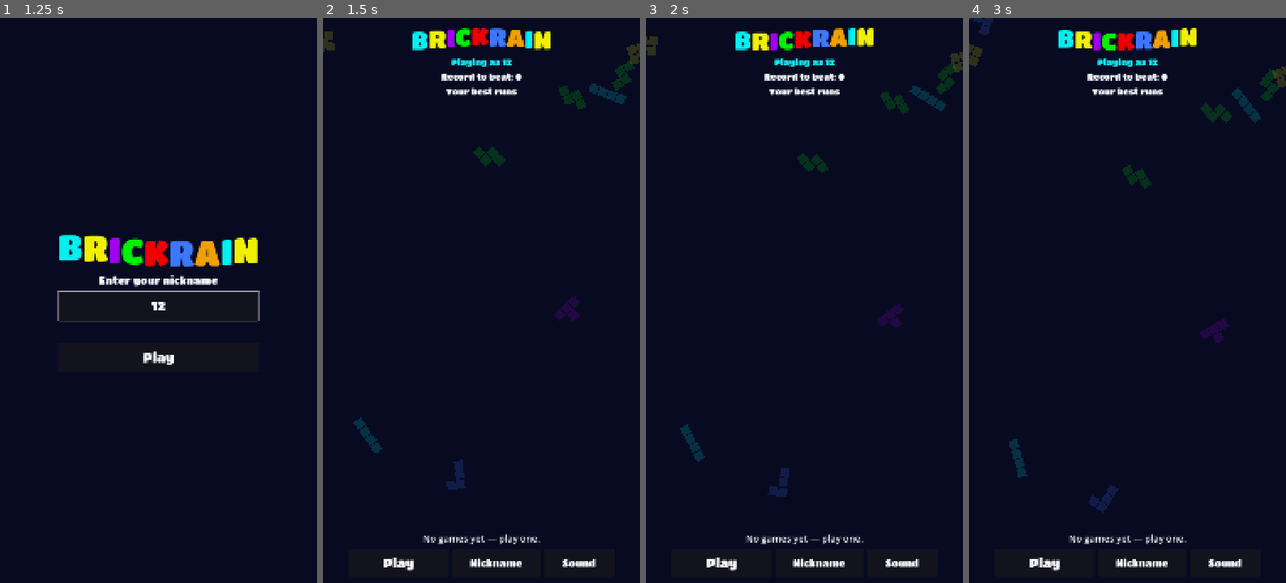
Above: before the commit, frames 1-4 (left to right).
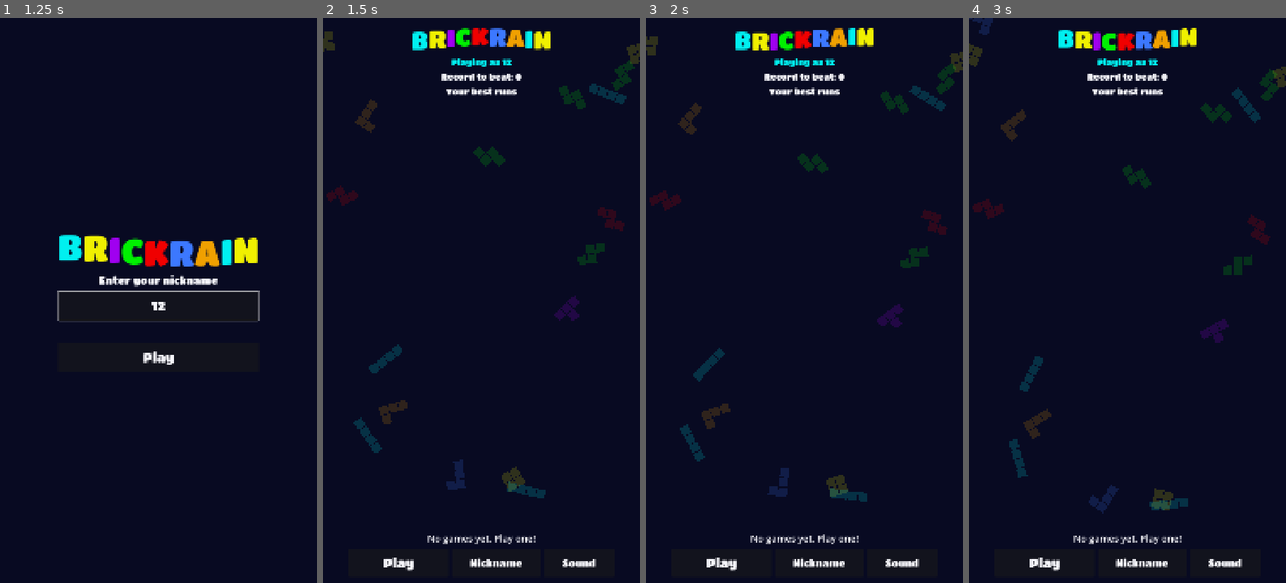
Above: after the commit, the same moments.

Repository: HectorIFC/BrickRain
Game: Godot game, scene res://scenes/Main.tscn
The game is run twice, just before and just after one commit, with the same random seed, the same clock (stepped at 60 frames per second) and the same inputs. Sound files missing from this copy of the repository are replaced by a short silence.
Inputs (mouse positions are in pixels of both pictures, inside the frame that each line leads up to):
- Up to frame 1 (1.25 s): click (158, 306) at 0.52 s; type "12" at 0.6 s
- Up to frame 2 (1.5 s): click "Play" at 1.25 s
- Up to frame 3 (2 s): no input
- Up to frame 4 (3 s): click "Nickname" at 2 s; click "Play" at 2.75 s

Frame 1 is identical in both runs. In frame 2, 1.7% of the frame differs, in the area x 1-96%, y 14-94%; in frame 3, 1.7%; in frame 4, 1.7%.

Commit message:
chore: purge long dashes repo-wide, guard it, double the piece rain
The dashboard empty state read "No games yet [long dash] play one." The
long dash is a widely recognized tell of machine-written text, so it is
now banned everywhere in this repository, not just in that one string.

The sweep covered 185 lines across 40 tracked files: player-facing
strings, code comments on both platforms, README, CONTRIBUTING,
MANUAL_TESTING, docs/, the PRD, Makefile, workflows, scripts and tools.
Visible text was rewritten rather than mechanically patched:

- dashboard empty state is now "No games yet. Play one!"
- the level cell for pre-level runs is empty instead of holding a dash,
  which keeps the column aligned without inventing a value
- the ad note reads "Ad not completed. No continue."
- the Roku leaderboard empty state reads "No scores yet. Be the first!"

Everything else became a plain hyphen. To keep the rule from decaying
into a convention nobody remembers, `make no-dashes` greps every tracked
file and fails with the offending file and line; `make check` now depends
on it. The recipe builds the characters from their code points so the
guard does not trip on itself. Verified both ways: it passes clean and it
fails on a planted dash.

Separately, the dashboard piece rain went from 16 pieces to 32, so the
backdrop density can be judged with something closer to real rain.

Suites unchanged at 48 cases / 282 checks / 0 failed on both platforms,
layout PASS, Roku lint clean (the XML string edit validates), and the
dashboard verified in a fresh-origin browser session.

Diff:
--- a/godot/core/bag.gd
+++ b/godot/core/bag.gd
@@ -7,7 +7,7 @@
 #
 # Translated from source/logic/bag.bs. Keep both implementations in step.
 #
-# The generator below MUST stay bit-exact with the BrightScript original —
+# The generator below MUST stay bit-exact with the BrightScript original -
 # the seeded-game golden values in both test suites depend on it. Do not
 # swap it for RandomNumberGenerator.
 
--- a/godot/core/leaderboard.gd
+++ b/godot/core/leaderboard.gd
@@ -94,7 +94,7 @@
 
 
 # The top (rank 1) score on the leaderboard, or 0 when it is empty. This is
-# the record to beat — entries are kept sorted by score descending, so the
+# the record to beat - entries are kept sorted by score descending, so the
 # first entry holds the highest score.
 static func top_score(leaderboard_state: Dictionary) -> int:
 	var entries: Array = leaderboard_state["entries"]
@@ -174,7 +174,7 @@
 
 
 # The stored level, or 0 for entries persisted before the field existed (or
-# carrying a malformed value) — "unknown", never a made-up number.
+# carrying a malformed value) - "unknown", never a made-up number.
 static func entry_level(entry: Dictionary) -> int:
 	if entry.has("level") and is_number(entry["level"]):
 		return int(entry["level"])
--- a/godot/platform/app_config.gd
+++ b/godot/platform/app_config.gd
@@ -5,7 +5,7 @@
 #
 # Ad placement ids are configuration, not code: they differ per app, they are
 # created after the app exists, and baking them into a script would mean a
-# rebuild to change one. An unset placement id is a supported state — the
+# rebuild to change one. An unset placement id is a supported state - the
 # rewarded-ad offer is simply not shown.
 
 const CONFIG_PATH := "res://app_config.json"
--- a/godot/platform/audio.gd
+++ b/godot/platform/audio.gd
@@ -3,7 +3,7 @@
 
 # Sound-effect playback. One AudioStreamPlayer per effect so overlapping
 # events (a move landing on the same frame as a lock) do not cut each other
-# off — the Roku build gets this for free from cached roAudioResource objects.
+# off - the Roku build gets this for free from cached roAudioResource objects.
 #
 # Trigger points mirror components/GameScreen.bs:playSounds.
 
--- a/godot/platform/fb_bridge.gd
+++ b/godot/platform/fb_bridge.gd
@@ -7,7 +7,7 @@
 # JavaScriptBridge. This node's job is to marshal arguments, keep callback
 # objects alive, and hand results back as signals.
 #
-# Off platform — in the editor, or on a plain web server — every call resolves
+# Off platform - in the editor, or on a plain web server - every call resolves
 # to a defined "unavailable" result instead of failing. Nothing else in the
 # codebase branches on the environment; callers just get an answer.
 #
--- a/godot/platform/music.gd
+++ b/godot/platform/music.gd
@@ -6,7 +6,7 @@
 #
 # 1. The track is fetched over HTTP rather than loaded from res://. Everything
 #    in res:// is packed into index.pck, which the browser downloads in full
-#    before the first frame — so shipping the music that way would delay the
+#    before the first frame - so shipping the music that way would delay the
 #    boot for every player. It is excluded from the export and copied to the
 #    bundle root instead (see scripts/package-web.js).
 #
@@ -23,7 +23,7 @@
 #
 # NOTE: this only produces sound because project.godot forces
 # audio/general/default_playback_type.web to Stream. Under the web default
-# ("Sample") a looping Ogg — and anything built with load_from_buffer — is
+# ("Sample") a looping Ogg - and anything built with load_from_buffer - is
 # dropped with a warning while still reporting playing=true, which is silent
 # and very hard to spot.
 
--- a/godot/project.godot
+++ b/godot/project.godot
@@ -22,8 +22,8 @@
 [audio]
 
 ; Godot 4.4+ defaults the web platform to "Sample" playback, handing streams
-; straight to Web Audio instead of mixing them. Streams it cannot sample —
-; looping Ogg, and anything built at runtime with load_from_buffer — are then
+; straight to Web Audio instead of mixing them. Streams it cannot sample -
+; looping Ogg, and anything built at runtime with load_from_buffer - are then
 ; dropped with only a warning, so the game reports playing=true, the mixer runs
 ; at full rate, and every sample is silence. Forcing Stream playback routes
 ; audio through Godot's mixer, which is what actually reaches the speakers.
--- a/godot/scenes/board_fx.gd
+++ b/godot/scenes/board_fx.gd
@@ -104,7 +104,7 @@
 
 # One firework of the record celebration: a rocket streaks up from the well
 # floor and pops into a radial burst at a random apex. The caller fixes rise_s
-# so it can schedule the burst sound for the same instant — sound and visual
+# so it can schedule the burst sound for the same instant - sound and visual
 # stay in sync by construction, no signal needed.
 func firework(color: Color, rise_s: float) -> void:
 	var m := _metrics()
@@ -124,7 +124,7 @@
 
 func _explode(at: Vector2, color: Color) -> void:
 	# Sizes and speeds live in the 1080x1920 design space, so the burst has to
-	# be sized against the well (~900 wide), not against a cell — the first cut
+	# be sized against the well (~900 wide), not against a cell - the first cut
 	# used cell-scale numbers and read as a barely-visible speck.
 	# A brief white core so the pop reads as a flash, then the colored ring.
 	for _i in range(8):
--- a/godot/scenes/board_view.gd
+++ b/godot/scenes/board_view.gd
@@ -5,7 +5,7 @@
 #
 # The Roku version (components/BoardView.bs) pools 200 Rectangle nodes because
 # SceneGraph has no immediate mode. Godot does, so this is a single Control
-# that redraws in _draw() — fewer nodes, less bookkeeping, and the geometry can
+# that redraws in _draw() - fewer nodes, less bookkeeping, and the geometry can
 # be recomputed for any viewport size, which is what FR03 needs.
 
 const COLS := 10
@@ -40,7 +40,7 @@
 
 
 # `data` empty hides the piece. snap=true lands instantly (spawn, hard drop);
-# pop=true plays the 40 ms scale pop that stands in for rotation tweening —
+# pop=true plays the 40 ms scale pop that stands in for rotation tweening -
 # genuinely rotating the drawing would be wrong, since SRS kicks translate too.
 func set_active(data: Dictionary) -> void:
 	if data.is_empty():
--- a/godot/scenes/dashboard.gd
+++ b/godot/scenes/dashboard.gd
@@ -5,7 +5,7 @@
 # entry point into a game.
 #
 # Replaces components/LeaderboardScreen.bs. The per-game entry model is
-# unchanged — one row per playthrough, so the same nickname can appear several
+# unchanged - one row per playthrough, so the same nickname can appear several
 # times.
 
 signal play_requested
@@ -56,7 +56,7 @@
 
 	column.add_child(UiStyle.make_wordmark("BRICKRAIN", UiStyle.SIZE_WORDMARK_SMALL))
 
-	# Without this the current nickname is invisible here — the only names on
+	# Without this the current nickname is invisible here - the only names on
 	# screen are historical leaderboard rows, which keep the name used at the
 	# time, so changing it looks like it did nothing.
 	_player_label = UiStyle.make_label("", UiStyle.SIZE_STAT_LABEL, GameTheme.accent_color())
@@ -66,7 +66,7 @@
 	column.add_child(_record_label)
 
 	# On Facebook every player is on their own device, so this list is the
-	# player's own history — one row per run — not a ranking of people. The
+	# player's own history - one row per run - not a ranking of people. The
 	# social ranking is Facebook's native leaderboard, opened by the button
 	# below. On the shared-TV Roku build the equivalent list IS a household
 	# ranking, which is why the model itself stays unchanged.
@@ -86,7 +86,7 @@
 	scroll.add_child(_list)
 
 	_empty_label = UiStyle.make_label(
-		"No games yet — play one.", UiStyle.SIZE_ROW, GameTheme.text_color(), false
+		"No games yet. Play one!", UiStyle.SIZE_ROW, GameTheme.text_color(), false
 	)
 	column.add_child(_empty_label)
 
@@ -113,7 +113,7 @@
 
 	# The real ranking between players: Facebook's native leaderboard, which
 	# renders friends' names and photos via the platform overlay. Hidden off
-	# platform — same rule as the ad offer and the share button, so no button
+	# platform - same rule as the ad offer and the share button, so no button
 	# is ever shown that would silently do nothing.
 	if FBBridge.is_available():
 		var ranking := UiStyle.make_button("Friends Ranking", UiStyle.SIZE_BUTTON_SMALL)
@@ -169,10 +169,10 @@
 	var date_cell := _cell(str(entry["date"]), 0, HORIZONTAL_ALIGNMENT_LEFT, GameTheme.text_color())
 	date_cell.size_flags_horizontal = Control.SIZE_EXPAND_FILL
 	box.add_child(date_cell)
-	# Entries saved before the level field existed carry 0 — shown as unknown,
+	# Entries saved before the level field existed carry 0 - shown as unknown,
 	# not as an invented "Lv 1".
 	var level := Leaderboard.entry_level(entry)
-	var level_text := "Lv %d" % level if level >= 1 else "—"
+	var level_text := "Lv %d" % level if level >= 1 else ""
 	box.add_child(_cell(level_text, 130, HORIZONTAL_ALIGNMENT_CENTER, GameTheme.text_color()))
 	box.add_child(_cell(str(entry["score"]), 170, HORIZONTAL_ALIGNMENT_RIGHT, GameTheme.text_color(), true))
 	return row
--- a/godot/scenes/game.gd
+++ b/godot/scenes/game.gd
@@ -5,7 +5,7 @@
 # frame produces a fresh game state (with an events list); this scene reflects
 # that state into the board and side panel and plays the matching sounds.
 #
-# Mirrors components/GameScreen.bs. The pure core is untouched — this layer
+# Mirrors components/GameScreen.bs. The pure core is untouched - this layer
 # only injects time and input and renders what comes back.
 
 signal game_finished(result: Dictionary)
@@ -37,7 +37,7 @@
 var _continue_used := false
 
 # A stack this many rows tall (of 20 visible) switches the music to its tense
-# variant — pitched up with the low-pass closed in, not a second track.
+# variant - pitched up with the low-pass closed in, not a second track.
 const TENSE_STACK_ROWS := 14
 
 var _root_box: BoxContainer
@@ -274,7 +274,7 @@
 
 # Turns events into visuals. Landing cells and cleared rows are derived from
 # the PREVIOUS state by composing the same pure core functions the game runs
-# on — no rule duplication, and no core changes to carry extra payload.
+# on - no rule duplication, and no core changes to carry extra payload.
 func _drain_fx(prev: Dictionary, s: Dictionary) -> void:
 	var events: Array = s["events"]
 	if events.is_empty() or prev.is_empty() or prev.get("active") == null:
@@ -339,7 +339,7 @@
 	_fx.line_clear(visible_rows, row_colors, lines)
 
 	# The points this clear earned, recomputed with the same pure functions at
-	# the pre-clear level — the event deliberately does not carry them.
+	# the pre-clear level - the event deliberately does not carry them.
 	var level := int(prev["score"]["level"])
 	var points := Score.line_points(lines, level, bool(prev["b2b_armed"])) \
 		+ Score.combo_bonus(int(event.get("combo", -1)), level)
@@ -417,7 +417,7 @@
 
 # Tracks what the active piece looked like last frame so the view knows when
 # to glide (plain movement), when to pop (rotation) and when to snap (a fresh
-# spawn after a lock, hard drop or hold — gliding from the lock position to
+# spawn after a lock, hard drop or hold - gliding from the lock position to
 # the spawn row would look like the piece flying backwards up the well).
 var _last_active_type := ""
 var _last_active_rot := 0
@@ -649,7 +649,7 @@
 
 
 func _on_game_over_overlay_refresh(code: String) -> void:
-	var note := "Ad not completed — no continue."
+	var note := "Ad not completed. No continue."
 	if code == "ADS_NOT_LOADED" or code == "UNAVAILABLE":
 		note = "No ad available right now."
 	var final_score := int(_state["score"]["score"])
--- a/godot/scenes/main.gd
+++ b/godot/scenes/main.gd
@@ -103,7 +103,7 @@
 
 
 # Every finished game is recorded as its own entry, so the same nickname can
-# appear many times — the model the Roku channel uses.
+# appear many times - the model the Roku channel uses.
 func _on_game_finished(result: Dictionary) -> void:
 	_leaderboard = Leaderboard.add_entry(
 		_leaderboard,
--- a/godot/scenes/nickname_entry.gd
+++ b/godot/scenes/nickname_entry.gd
@@ -8,7 +8,7 @@
 # that constraint does not apply here, so this is a LineEdit plus the platform
 # virtual keyboard on touch devices.
 #
-# Validation is Leaderboard.validate_nickname, unchanged — the same rules the
+# Validation is Leaderboard.validate_nickname, unchanged - the same rules the
 # Roku channel enforces.
 #
 # Under Facebook's Zero Permissions model the SDK no longer exposes the
--- a/godot/scenes/piece_rain.gd
+++ b/godot/scenes/piece_rain.gd
@@ -12,7 +12,7 @@
 # GameTheme.cell_colors), so the decoration cannot drift from the palette the
 # player sees while playing.
 
-const COUNT := 16
+const COUNT := 32
 const CELL := 30.0
 const GAP := 3.0
 const MIN_SPEED := 22.0
--- a/godot/scenes/share_card.gd
+++ b/godot/scenes/share_card.gd
@@ -3,7 +3,7 @@
 
 # Renders the end-of-game result as a PNG, base64-encoded for FBInstant.
 #
-# shareAsync requires an image, and text can only be drawn by a CanvasItem —
+# shareAsync requires an image, and text can only be drawn by a CanvasItem -
 # there is no way to compose this straight into an Image. So the card is built
 # as a normal Control inside a SubViewport, rendered for one frame, and read
 # back as pixels.
--- a/godot/scenes/ui_style.gd
+++ b/godot/scenes/ui_style.gd
@@ -5,14 +5,14 @@
 #
 # This is deliberately NOT part of core/theme.gd. That file mirrors
 # source/theme.bs one-for-one and holds the *game* palette, which both
-# implementations must agree on. UI typography is web-only — putting it there
+# implementations must agree on. UI typography is web-only - putting it there
 # would create exactly the drift CONTRIBUTING.md warns about.
 #
 # Sizes are in the 1080x1920 design space. The project stretches with
 # canvas_items/expand, so they scale proportionally on any viewport; what
 # matters is the ratio to the 1080 width, not the pixel value on your monitor.
 #
-# TitanOne is used only for display text. It is a heavy rounded display face —
+# TitanOne is used only for display text. It is a heavy rounded display face -
 # excellent for the wordmark, score and buttons, poor for the small leaderboard
 # rows and validation messages, which stay on the default font.
 
@@ -87,7 +87,7 @@
 # same trick tools/generate_artwork.py uses for the splash. Index 0 of the
 # palette is the empty-cell color, so letters cycle through 1..7.
 #
-# By default the letters do a stadium wave — a pulse travelling left to right,
+# By default the letters do a stadium wave - a pulse travelling left to right,
 # each letter's bob phase-delayed from the previous one. Pass animated = false
 # where motion would be wrong: the share card (rendered once to a texture) and
 # the BoardFx popups (they already have their own rise-and-fade motion).
@@ -109,7 +109,7 @@
 class WordmarkWave extends HBoxContainer:
 	# The "ola": each letter rides a sine wave, phase-shifted by its index so
 	# the crest travels across the word. Base positions are captured after the
-	# container sorts its children — the idiomatic way to animate children of a
+	# container sorts its children - the idiomatic way to animate children of a
 	# Container without fighting its layout.
 	const PERIOD_S := 1.8
 	const PHASE_PER_LETTER := 0.55
--- a/godot/tests/cases/game_cases.gd
+++ b/godot/tests/cases/game_cases.gd
@@ -138,7 +138,7 @@
 # Deterministic scripted game: a tiny greedy bot drives every piece, in
 # spawn orientation, to the column that minimizes holes and stack height
 # (favoring clears). It clears lines along the way but cannot rotate, so
-# S/Z hole buildup eventually tops the game out — a full playthrough.
+# S/Z hole buildup eventually tops the game out - a full playthrough.
 static func play_scripted_game(seed: int) -> Dictionary:
 	var s := Game.create(seed)
 	var pieces := 0
@@ -456,7 +456,7 @@
 	)
 	TestAssert.equal(c, second["pieces"], first["pieces"], "same seed, same piece count")
 	# Golden values pin the exact outcome of seed 23 with this bot. They are
-	# asserted identically in tests/cases/gameCases.bs — if these two ever
+	# asserted identically in tests/cases/gameCases.bs - if these two ever
 	# disagree, the Roku and Godot cores have drifted apart.
 	TestAssert.equal(c, first["state"]["score"]["score"], 1538, "golden final score")
 	TestAssert.equal(c, first["state"]["score"]["lines"], 5, "golden line count")
--- a/godot/tests/fx_capture.gd
+++ b/godot/tests/fx_capture.gd
@@ -3,14 +3,14 @@
 # Frame-capture harness for effects too fast to screenshot by hand: the
 # LEVEL-up popup, the wave, and the new-record fireworks show.
 #
-# It does NOT assert anything — it drives a real GameScreen through a scripted
+# It does NOT assert anything - it drives a real GameScreen through a scripted
 # effects timeline so Movie Maker mode can record every frame. Run with:
 #
 #   godot --path godot --write-movie ../build/captures/fx.png --fixed-fps 30 \
 #         res://tests/FxCapture.tscn
 #
 # (`make godot-capture` wraps exactly that.) --write-movie renders offline at
-# a fixed clock, so nothing depends on machine speed — the same reason a
+# a fixed clock, so nothing depends on machine speed - the same reason a
 # background browser tab, whose throttled clock once stretched a 0.9 s timer
 # to 18 s, is the WRONG place to judge these animations.
 #
--- a/godot/tests/smoke_layout.gd
+++ b/godot/tests/smoke_layout.gd
@@ -10,7 +10,7 @@
 #   godot --headless --path godot res://tests/SmokeLayout.tscn
 #
 # This exists because a Control that silently collapses to zero size still
-# "works" — it renders its children at their minimum size in the top-left
+# "works" - it renders its children at their minimum size in the top-left
 # corner, which reads as a styling bug rather than a layout one.
 
 const EXPECTED_SCREENS := ["nickname_entry.gd", "dashboard.gd", "game.gd"]
@@ -70,7 +70,7 @@
 
 	# Sizes are in the PROJECT design space, not physical pixels. The project
 	# stretches canvas_items with aspect=expand against a 1080x1920 base, so the
-	# viewport is never smaller than that on either axis — whichever dimension
+	# viewport is never smaller than that on either axis - whichever dimension
 	# has surplus grows. A physical 900x460 window becomes ~3750x1920 here.
 	# Driving raw Control sizes with physical numbers measures a layout that
 	# cannot occur and makes the panel look far wider than it really is.
--- a/godot/tests/support/assert.gd
+++ b/godot/tests/support/assert.gd
@@ -27,7 +27,7 @@
 	c["checks"] = int(c["checks"]) + 1
 	if not values_equal(actual, expected):
 		c["failures"].append(
-			label + " — expected " + to_debug_string(expected) + ", got " + to_debug_string(actual)
+			label + " - expected " + to_debug_string(expected) + ", got " + to_debug_string(actual)
 		)
 
 
@@ -38,7 +38,7 @@
 		if int(cell["x"]) == x and int(cell["y"]) == y:
 			return
 	c["failures"].append(
-		label + " — cell (" + str(x) + "," + str(y) + ") not found in " + to_debug_string(cells)
+		label + " - cell (" + str(x) + "," + str(y) + ") not found in " + to_debug_string(cells)
 	)
 
 
@@ -47,7 +47,7 @@
 	c["checks"] = int(c["checks"]) + 1
 	if actual.size() != expected.size():
 		c["failures"].append(
-			label + " — expected " + str(expected.size()) + " cells, got " + str(actual.size())
+			label + " - expected " + str(expected.size()) + " cells, got " + str(actual.size())
 		)
 		return
 	for want in expected:
@@ -57,7 +57,7 @@
 				found = true
 		if not found:
 			c["failures"].append(
-				label + " — missing cell (" + str(want["x"]) + "," + str(want["y"]) + ")"
+				label + " - missing cell (" + str(want["x"]) + "," + str(want["y"]) + ")"
 			)
 			return
 
@@ -69,7 +69,7 @@
 		if event["kind"] == kind:
 			return
 	c["failures"].append(
-		label + " — event '" + kind + "' not found in " + to_debug_string(events)
+		label + " - event '" + kind + "' not found in " + to_debug_string(events)
 	)
 
 
Not shown, changed: .claude/skills/roku-brightscript/SKILL.md
Not shown, changed: .github/workflows/release.yml
Not shown, changed: CONTRIBUTING.md
Not shown, changed: MANUAL_TESTING.md
Not shown, changed: brickrain_prd.md
Not shown, changed: components/LeaderboardScreen.xml
Not shown, changed: docs/INSTANT_GAMES.md
Not shown, changed: source/logic/leaderboard.bs
Not shown, changed: source/main.bs
Not shown, changed: tests/cases/gameCases.bs
Not shown, changed: tests/support/assert.bs
Not shown, changed: tools/build_web_template.sh
